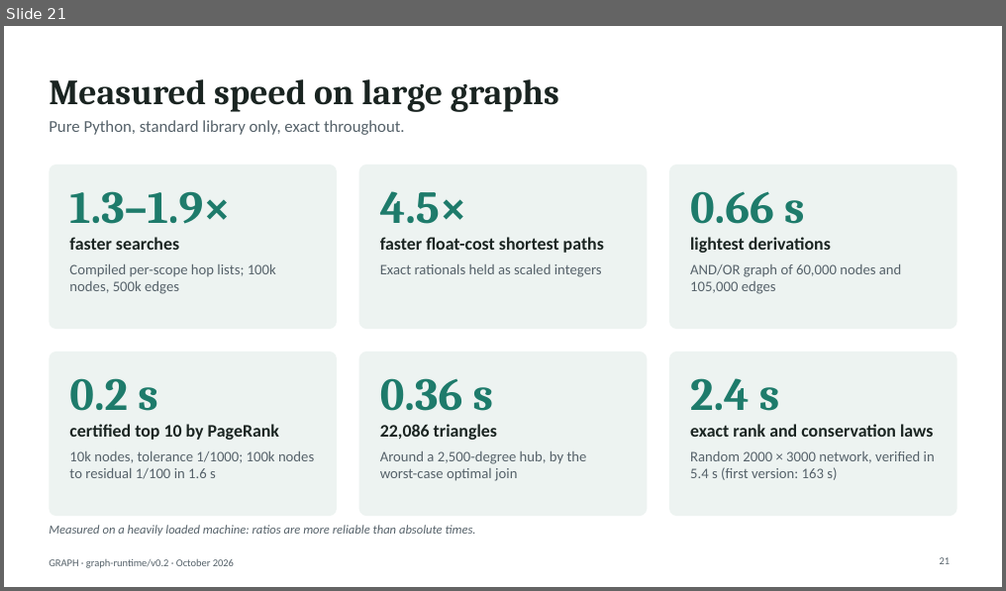
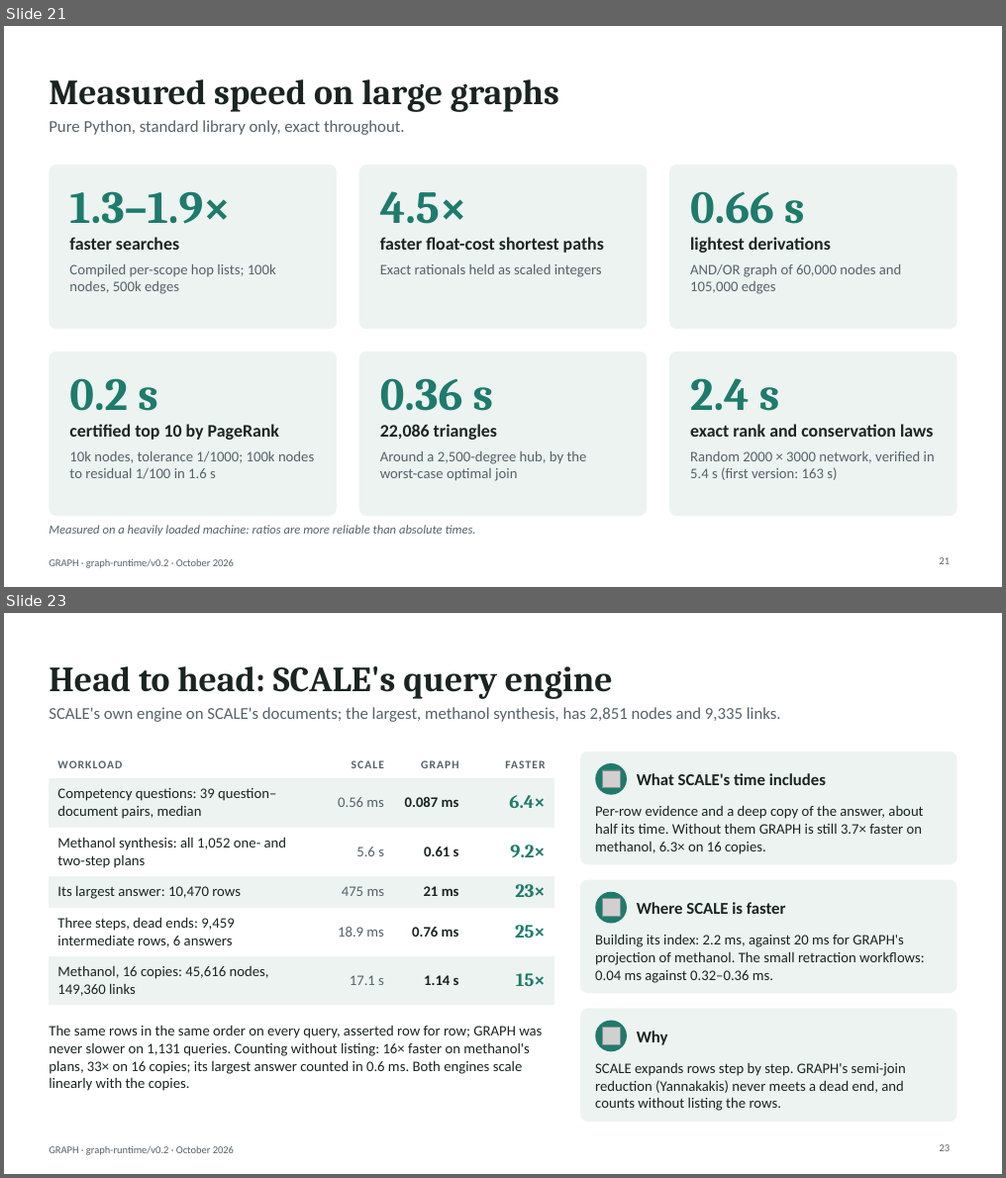
Before and after one commit to hlxin/graph, a slide deck: docs/GRAPH_slides.pptx. Shown one above the other, each under a label of ours: slide 21 before the commit, slides 21 and 23 after it; the slides between them are not shown. The pictures are 1006x591 and 1006x1178 pixels, drawn with LibreOffice and Linux fonts; fonts in the diff are those of the drawing; grey boxes stand for pictures. Boxes give left, top, right and bottom in pixels: in the first picture for what was removed or moved away, otherwise in the second. Text is boxed around its words. In the diff, an @@ line names an element or a change of style, - is before the commit and + after.

```diff
--- a/docs/GRAPH_slides.pptx
+++ b/docs/GRAPH_slides.pptx
@@ slide 23 added at <box>4,613,1002,1174</box>, background #FFFFFF; not listed: 1 template element that a slide beside it also shows @@
@@ title added at <box>49,666,613,699</box>, 34 pt, text #1A2421, bold @@
+Head to head: SCALE's query engine
@@ text added at <box>49,707,781,722</box>, 16 pt, text #56626A @@
+SCALE's own engine on SCALE's documents; the largest, methanol synthesis, has 2,851 nodes and 9,335 links.
@@ table added at <box>49,752,554,1000</box>, 6 rows, 4 columns @@
+WORKLOAD | SCALE | GRAPH | FASTER
+Competency questions: 39 question–document pairs, median | 0.56 ms | 0.087 ms | 6.4×
+Methanol synthesis: all 1,052 one- and two-step plans | 5.6 s | 0.61 s | 9.2×
+Its largest answer: 10,470 rows | 475 ms | 21 ms | 23×
+Three steps, dead ends: 9,459 intermediate rows, 6 answers | 18.9 ms | 0.76 ms | 25×
+Methanol, 16 copies: 45,616 nodes, 149,360 links | 17.1 s | 1.14 s | 15×
@@ rounded rectangle added at <box>580,752,957,865</box>, fill #EDF3F1 @@
@@ ellipse added at <box>595,763,627,795</box>, fill #1E7B6B @@
@@ picture added at <box>602,770,620,788</box> @@
@@ text added at <box>637,773,826,785</box>, 16 pt, text #1A2421, bold @@
+What SCALE's time includes
@@ text added at <box>595,805,923,855</box>, 14 pt, text #1A2421 @@
+Per-row evidence and a deep copy of the answer, about half its time. Without them GRAPH is still 3.7× faster on methanol, 6.3× on 16 copies.
@@ rounded rectangle added at <box>580,880,957,994</box>, fill #EDF3F1 @@
@@ ellipse added at <box>595,892,627,924</box>, fill #1E7B6B @@
@@ picture added at <box>602,899,620,917</box> @@
@@ text added at <box>637,902,786,914</box>, 16 pt, text #1A2421, bold @@
+Where SCALE is faster
@@ text added at <box>595,934,925,983</box>, 14 pt, text #1A2421 @@
+Building its index: 2.2 ms, against 20 ms for GRAPH's projection of methanol. The small retraction workflows: 0.04 ms against 0.32–0.36 ms.
@@ text added at <box>49,1025,542,1091</box>, 14 pt, text #1A2421 @@
+The same rows in the same order on every query, asserted row for row; GRAPH was never slower on 1,131 queries. Counting without listing: 16× faster on methanol's plans, 33× on 16 copies; its largest answer counted in 0.6 ms. Both engines scale linearly with the copies.
@@ rounded rectangle added at <box>580,1008,957,1122</box>, fill #EDF3F1 @@
@@ ellipse added at <box>595,1020,627,1052</box>, fill #1E7B6B @@
@@ picture added at <box>602,1028,620,1046</box> @@
@@ text added at <box>637,1031,668,1046</box>, 16 pt, text #1A2421, bold @@
+Why
@@ text added at <box>595,1063,906,1111</box>, 14 pt, text #1A2421 @@
+SCALE expands rows step by step. GRAPH's semi-join reduction (Yannakakis) never meets a dead end, and counts without listing the rows.
@@ page number added at <box>940,1145,950,1152</box>, 10 pt, text #56626A @@
+23
```
Also in this commit, not shown: 5 slides changed, 1 other slide added, 1 slide removed, 3 other files.
